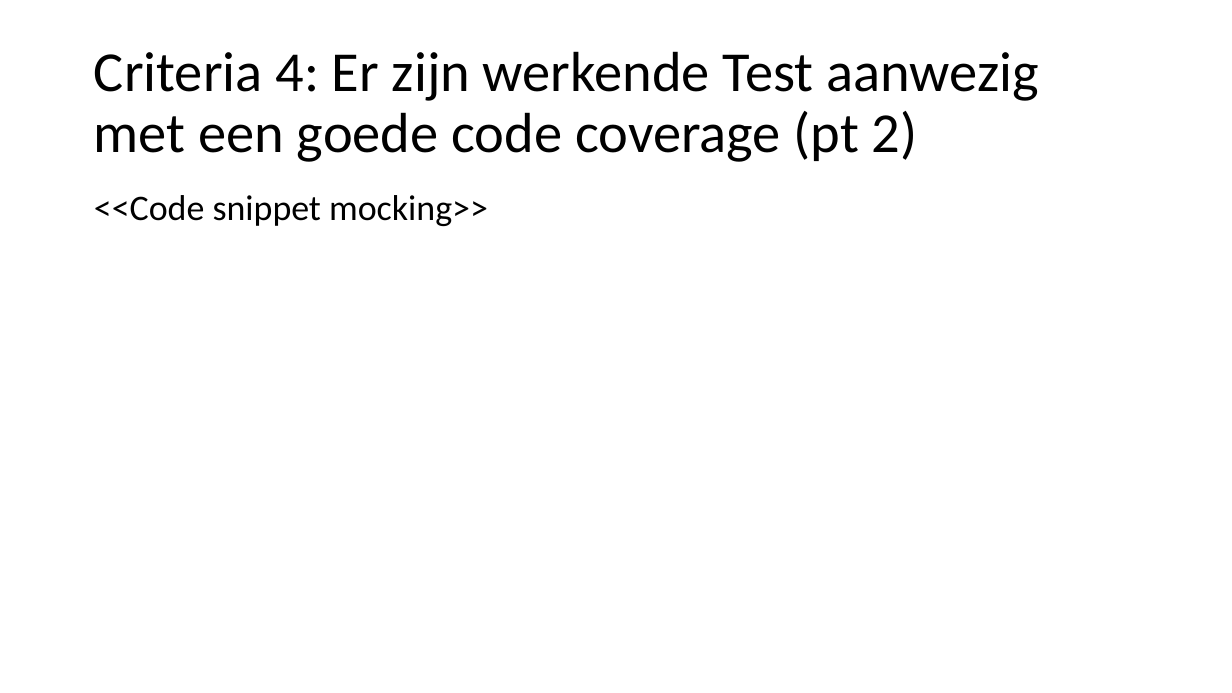
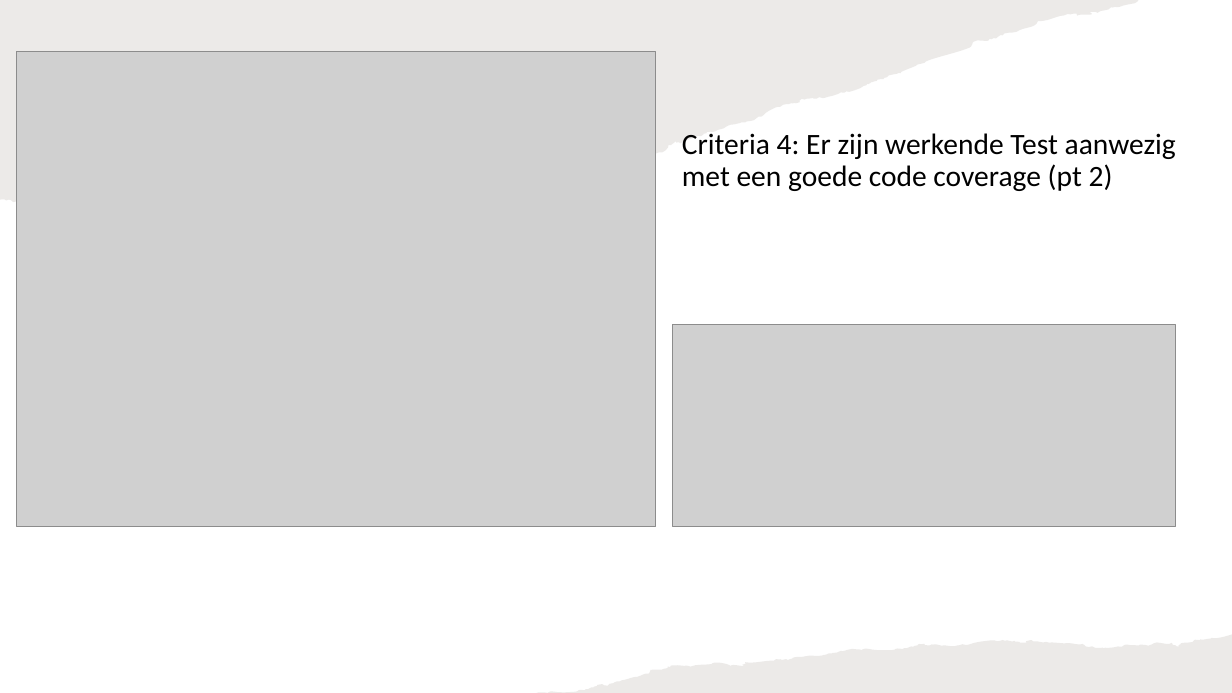
Before and after one commit to SSmits2404/jeroen-en-sander-adweb, a slide deck: slide 7 of Eindopdracht verdediging template.pptx. Drawn at 1232x693 pixels with LibreOffice and Linux fonts; fonts in the diff are those of the drawing; grey boxes stand for pictures. Boxes give left, top, right and bottom in pixels: in the first picture for what was removed or moved away, otherwise in the second. Text is boxed around its words. In the diff, an @@ line names an element or a change of style, - is before the commit and + after.

```diff
--- a/Eindopdracht verdediging template.pptx
+++ b/Eindopdracht verdediging template.pptx
@@ freeform shape added at [0, 0, 1139, 203], fill #82766A at 15% opacity @@
@@ picture added at [17, 51, 655, 527] @@
@@ title "Criteria 4: Er zijn werkende ...": place and size @@
-title "Criteria 4: Er zijn werkende ..." at [94, 51, 1039, 162]
+title "Criteria 4: Er zijn werkende ..." at [682, 133, 1176, 191]
@@ title "Criteria 4: Er zijn werkende ..." at [682, 133, 1176, 191]: size 44 to 23 pt; vertical alignment middle to bottom @@
@@ text removed at [94, 195, 488, 226] @@
-<<Code snippet mocking>>
@@ picture added at [673, 324, 1176, 527] @@
@@ freeform shape added at [536, 635, 1232, 693], fill #82766A at 15% opacity @@
```
Also in this commit, not shown: 1 other slide changed, 1 slide added.
